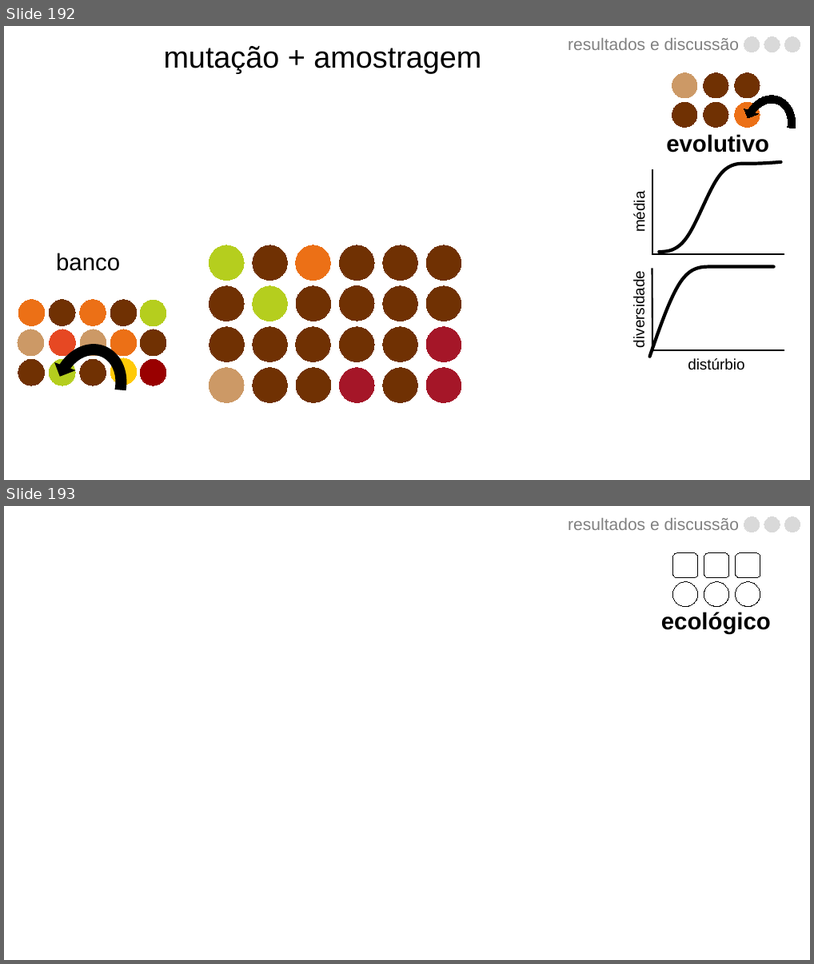
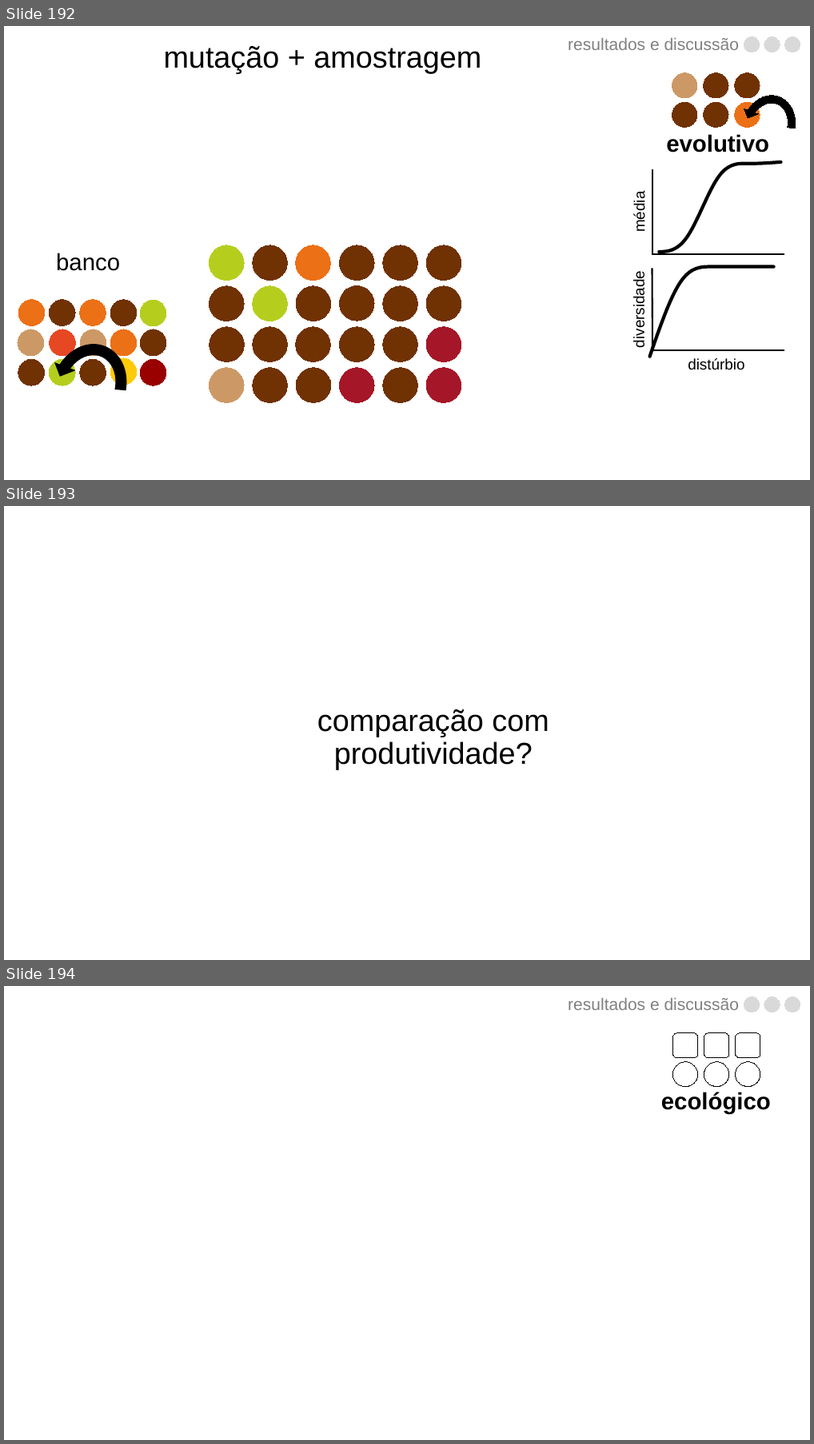
Before and after one commit to luisanovara/dissertacao, a slide deck: DEFESA.pptx. Shown one above the other, each under a label of ours: slides 192 and 193 before the commit, slides 192, 193 and 194 after it. The pictures are 814x964 and 814x1444 pixels, drawn with LibreOffice and Linux fonts; fonts in the diff are those of the drawing. Boxes give left, top, right and bottom in pixels: in the first picture for what was removed or moved away, otherwise in the second. Text is boxed around its words. In the diff, an @@ line names an element or a change of style, - is before the commit and + after.

Commit message:
Atualizando

```diff
--- a/DEFESA.pptx
+++ b/DEFESA.pptx
@@ slide 193 added at (4,506,810,960), background #FFFFFF @@
@@ rectangle added at (4,506,810,960), fill #8EFA00, 18 pt, text #000000 @@
+.
@@ text added at (318,709,549,769), 36 pt, text #000000 @@
+comparação com produtividade?
@@ what was slide 193 is now slide 194 @@
```
